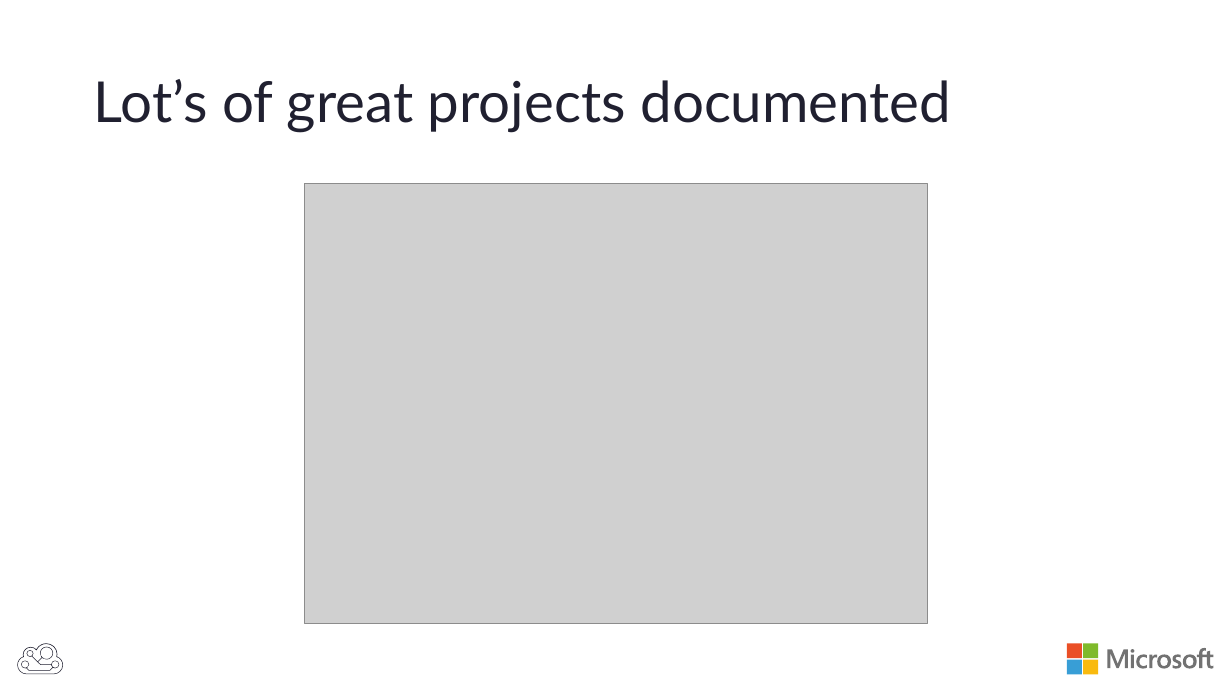
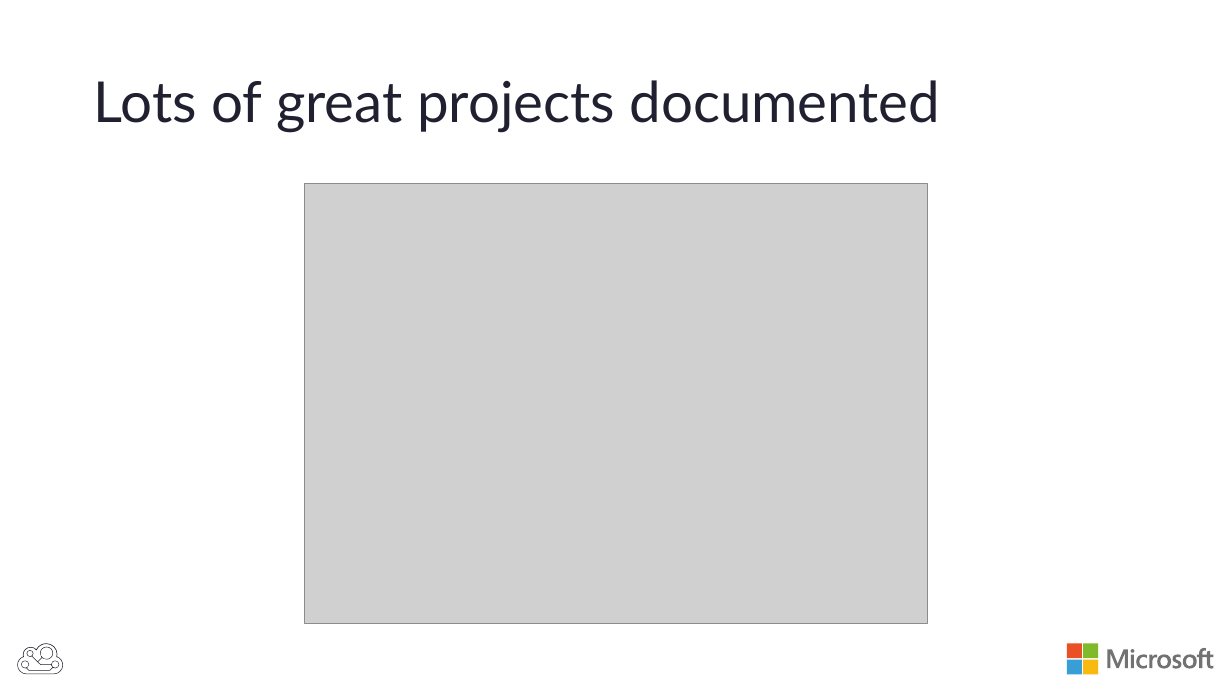
Before and after one commit to BretStateham/FlySimExpress, a slide deck: slide 5 of Slides/FlySimExpress.pptx. Drawn at 1232x693 pixels with LibreOffice and Linux fonts; fonts in the diff are those of the drawing; grey boxes stand for pictures. Boxes give left, top, right and bottom in pixels: in the first picture for what was removed or moved away, otherwise in the second. Text is boxed around its words. In the diff, an @@ line names an element or a change of style, - is before the commit and + after.

```diff
--- a/Slides/FlySimExpress.pptx
+++ b/Slides/FlySimExpress.pptx
@@ title at (94, 80, 941, 132): text changed @@
-Lot’s of great projects documented
+Lots of great projects documented
```
Also in this commit, not shown: 2 other slides changed.
